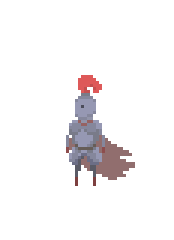
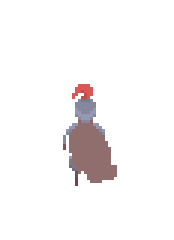
Two versions of the same layered image (w=174, h=240). Layer-by-layer changes:
showed group "KnightStayBack" (16 layers) over [63, 75, 132, 186]
showed "CloakStay7" (1st of 3, in "KnightStayBack") over [69, 123, 117, 183]
showed "HeroStay7" (1st of 3, in "KnightStayBack") over [63, 84, 105, 186]
hid group "KnightStayLeft" (16 layers) over [63, 75, 135, 186]
"CloakStay2" (3rd of 3, in "KnightStayLeft"): opacity 100% → 0% over [69, 120, 135, 180]
